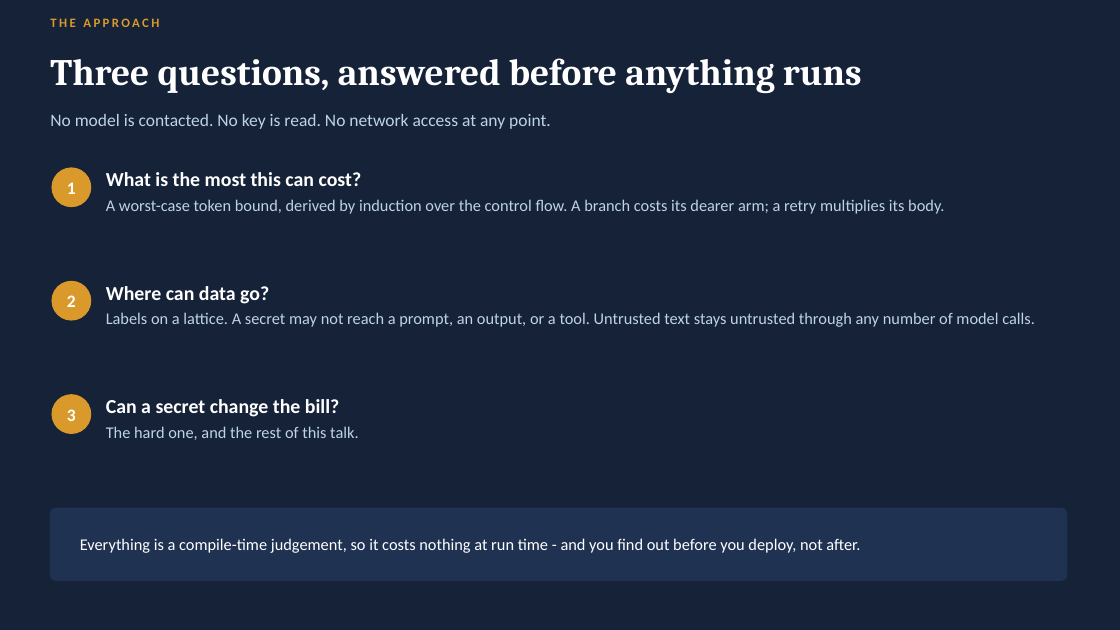
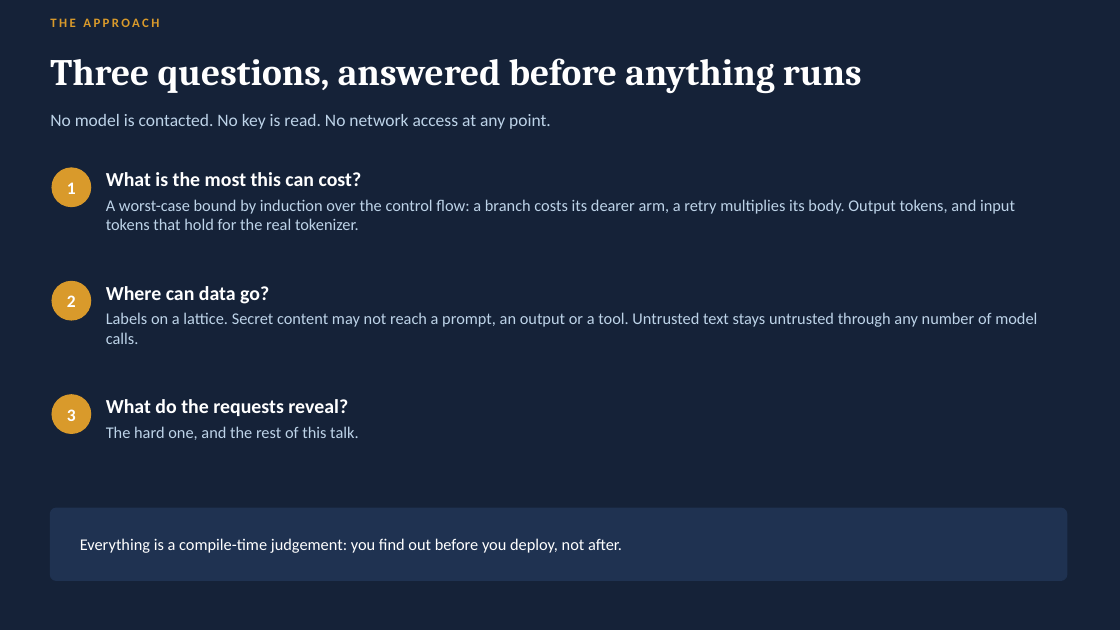
Before and after one commit to guyoverclocked/orchlang-compiler-design-project, a slide deck: slide 4 of submission/phase2/OrchLang_Phase2_Presentation_Nambi_Rajan_M.pptx. Drawn at 1120x630 pixels with LibreOffice and Linux fonts; fonts in the diff are those of the drawing. Boxes give left, top, right and bottom in pixels: in the first picture for what was removed or moved away, otherwise in the second. Text is boxed around its words. In the diff, an @@ line names an element or a change of style, - is before the commit and + after.

```diff
--- a/submission/phase2/OrchLang_Phase2_Presentation_Nambi_Rajan_M.pptx
+++ b/submission/phase2/OrchLang_Phase2_Presentation_Nambi_Rajan_M.pptx
@@ text at [106,199,1015,230]: text changed @@
-A worst-case token bound, derived by induction over the control flow. A branch costs its dearer arm; a retry multiplies its body.
+A worst-case bound by induction over the control flow: a branch costs its dearer arm, a retry multiplies its body. Output tokens, and input tokens that hold for the real tokenizer.
@@ text at [106,312,1037,344]: text changed @@
-Labels on a lattice. A secret may not reach a prompt, an output, or a tool. Untrusted text stays untrusted through any number of model calls.
+Labels on a lattice. Secret content may not reach a prompt, an output or a tool. Untrusted text stays untrusted through any number of model calls.
@@ text at [106,399,348,416]: text changed @@
-Can a secret change the bill?
+What do the requests reveal?
@@ text at [80,538,622,553]: text changed @@
-Everything is a compile-time judgement, so it costs nothing at run time - and you find out before you deploy, not after.
+Everything is a compile-time judgement: you find out before you deploy, not after.
```
Also in this commit, not shown: 9 other slides changed, 10 slides added, 8 slides removed, 28 other files.
